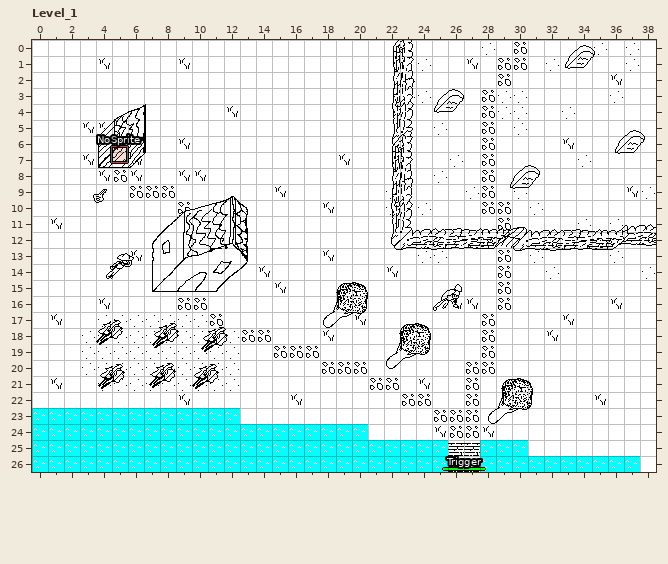
LDtk project -- assets/map2.ldtk. Above: the version before the commit.
Cells are 16x16 px. Shown: Level_1 x 0..38, y 0..26. The commit also changed other parts of the map, which this record leaves out.
New version:
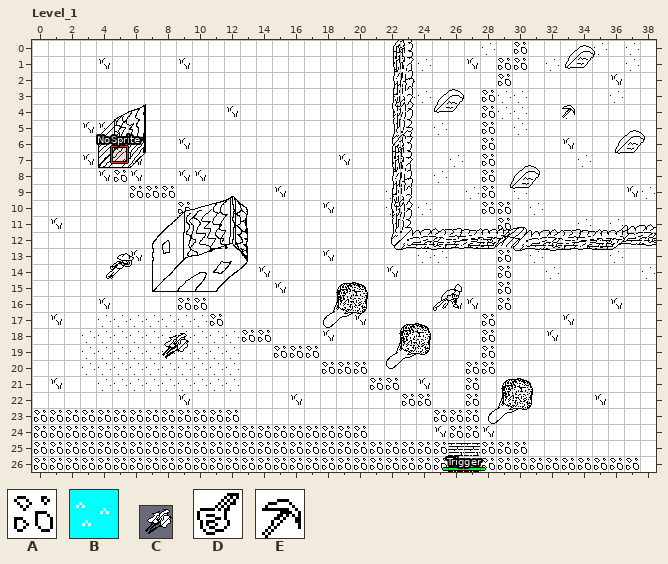
Key: from "Spritesheet2": A 1281, B 1345, C 3521, D 4193, E 5537.
_ is an empty cell.
Objects are placed by their top-left corner, in cells (3,4 is the top-left corner of cell 3,4); size is 1x1 cell unless given.
Tiles replaced or removed in this view: B.
From old to new:
Changed rows in their new state; . is an unchanged cell.
Layer "Tiles":
first column x 0:
23 AAAAAAAAAAAAA.........................
24 AAAAAAAAAAAAAAAAAAAAA.................
25 AAAAAAAAAAAAAAAAAAAAAAAAAA..AAA.......
26 AAAAAAAAAAAAAAAAAAAAAAAAAA..AAAAAAAAAA
Layer "Entities":
added: C "BeetPlant" at 7.8,18.1 size 2x2
added: E "Pickaxe" at 33,3.9
removed: C "BeetPlant" at 3.7,17.3 size 2x2
removed: C "BeetPlant" at 7.2,17.5 size 2x2
removed: C "BeetPlant" at 10.2,17.8 size 2x2
removed: C "BeetPlant" at 9.7,20.1 size 2x2
removed: C "BeetPlant" at 7,20 size 2x2
removed: C "BeetPlant" at 3.8,20.1 size 2x2
removed: D "ShedKey" at 3.8,9.2
Boxes around the changes in both pictures, in picture pixels (x1, y1, x2, y2):
added: (562, 105, 575, 118)
removed: (93, 189, 107, 203)
removed: (96, 320, 123, 345)
changed: (149, 323, 228, 389)
removed: (98, 364, 125, 389)
changed: (32, 408, 448, 472)
changed: (480, 440, 640, 472)
